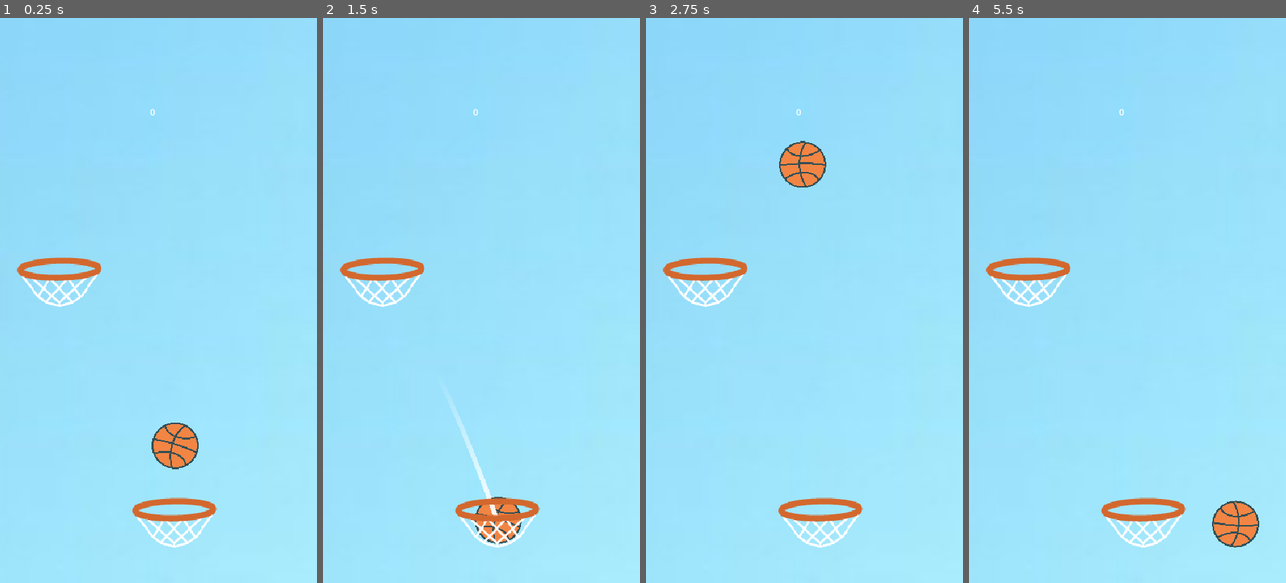
Above: before the commit, frames 1-4 (left to right).
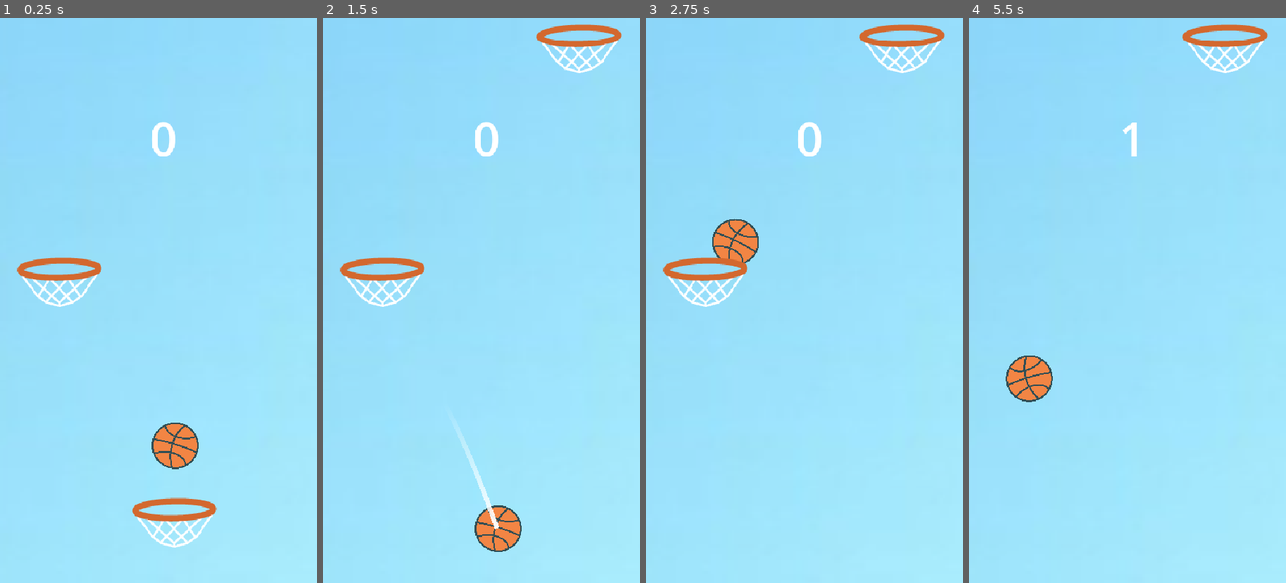
Above: after the commit, the same moments.

Repository: top-it-090304/Mavericks
Game: Godot game, scene res://Scenes/MainScene/main_scene.tscn
Two runs of this game, one before a commit and one after it. Both use one fixed random seed, a clock stepped at 60 frames per second and the inputs below.
Inputs (mouse positions are in pixels of both pictures, inside the frame that each line leads up to):
- Up to frame 1 (0.25 s): no input
- Up to frame 2 (1.5 s): move the mouse to (551, 272) at 0.52 s; click (551, 272) at 0.67 s; drag from (418, 328) to (497, 520) at 1.27 s
- Up to frame 3 (2.75 s): move the mouse to (836, 176) at 2.02 s; click (836, 176) at 2.17 s
- Up to frame 4 (5.5 s): drag from (1111, 413) to (1029, 277) at 2.77 s; move the mouse to (1222, 385) at 3.52 s; click (1222, 385) at 3.67 s; drag from (1032, 215) to (1143, 520) at 4.27 s; move the mouse to (1143, 300) at 5.02 s; click (1143, 300) at 5.17 s

The runs differ from the first frame. In frame 1, 0.3% of the frame differs, in the area x 47-56%, y 16-25%; in frame 2, 3.0%; in frame 3, 4.0%; in frame 4, 5.0%, in the area x 5-95%, y 1-94%.

Commit message:
Add scorelabel

Diff:
--- a/dunkelite/Scenes/Ball_scene/Ball.tscn
+++ b/dunkelite/Scenes/Ball_scene/Ball.tscn
@@ -1,7 +1,7 @@
 [gd_scene load_steps=5 format=3 uid="uid://cujij70c8wra8"]
 
 [ext_resource type="Texture2D" uid="uid://bk5d0h3h2quhk" path="res://assets/images/ball.png" id="1_1lss7"]
-[ext_resource type="Script" uid="uid://c23d5d2q5ec44" path="res://scenes/Ball_scene/ball.gd" id="1_bbdtc"]
+[ext_resource type="Script" uid="uid://c23d5d2q5ec44" path="res://Scenes/Ball_scene/ball.gd" id="1_bbdtc"]
 
 [sub_resource type="PhysicsMaterial" id="PhysicsMaterial_mp55m"]
 friction = 0.25
@@ -10,9 +10,10 @@
 [sub_resource type="CircleShape2D" id="CircleShape2D_bbdtc"]
 radius = 39.0
 
-[node name="Ball" type="Node2D"]
+[node name="Ball" type="Node2D" groups=["ball"]]
 
-[node name="Ball" type="RigidBody2D" parent="."]
+[node name="Ball" type="RigidBody2D" parent="." groups=["ball"]]
+texture_filter = 1
 physics_material_override = SubResource("PhysicsMaterial_mp55m")
 continuous_cd = 1
 linear_damp = 1.0
@@ -20,6 +21,7 @@
 script = ExtResource("1_bbdtc")
 
 [node name="ball_sprite" type="Sprite2D" parent="Ball"]
+texture_filter = 1
 position = Vector2(-38, -39)
 scale = Vector2(0.15625, 0.154588)
 texture = ExtResource("1_1lss7")
@@ -27,7 +29,7 @@
 
 [node name="CollisionShape2D" type="CollisionShape2D" parent="Ball"]
 light_mask = 2
-position = Vector2(2, 1)
+position = Vector2(2, 0)
 shape = SubResource("CircleShape2D_bbdtc")
 
 [node name="Trajectory" type="Node2D" parent="."]
--- a/dunkelite/Scenes/Ball_scene/ball.gd
+++ b/dunkelite/Scenes/Ball_scene/ball.gd
@@ -4,9 +4,9 @@
 var dragging: bool = false
 var can_shoot: bool = true
 
-@export var power_multiplier: float = 8.0
-@export var max_force: float = 1800.0
-@export var max_speed: float = 2500.0
+@export var power_multiplier: float = 7.0
+@export var max_force: float = 1600.0
+@export var max_speed: float = 2200.0
 @export var min_drag_distance: float = 20.0
 
 func _input(event: InputEvent) -> void:
--- a/dunkelite/Scenes/MainScene/main_scene.gd
+++ b/dunkelite/Scenes/MainScene/main_scene.gd
@@ -5,8 +5,8 @@
 const RING_SPACING_MAX = 420
 const RING_SCENE = preload("res://Scenes/Ring/Ring.tscn")
 
-const LEFT_X_MIN  = 80
-const LEFT_X_MAX  = 180
+const LEFT_X_MIN = 80
+const LEFT_X_MAX = 180
 const RIGHT_X_MIN = 360
 const RIGHT_X_MAX = 460
 
@@ -14,6 +14,7 @@
 var active_ring: Ring
 var next_ring: Ring
 var _next_side: int = 0
+var _is_first_ring: bool = true
 
 @onready var ball: RigidBody2D      = $Game_world/Ball/Ball
 @onready var score_label: Label     = $UI/ScoreLabel
@@ -40,14 +41,30 @@
 		ball.global_position.y + 150
 	)
 	active_ring.goal_scored.connect(_on_goal_scored)
-
 	next_ring.position = Vector2(
 		_get_next_x(),
 		active_ring.position.y - randf_range(RING_SPACING_MIN, RING_SPACING_MAX)
 	)
 
 func _on_goal_scored() -> void:
+	if _is_first_ring:
+		_is_first_ring = false
+		active_ring.goal_scored.disconnect(_on_goal_scored)
+		var old_active = active_ring
+		active_ring = next_ring
+		active_ring.goal_scored.connect(_on_goal_scored)
+		old_active.reset()
+		old_active.position = Vector2(
+			_get_next_x(),
+			active_ring.position.y - randf_range(RING_SPACING_MIN, RING_SPACING_MAX)
+		)
+		next_ring = old_active
+		ball.enable_shoot()
+		return
+
 	ball.on_goal()
+
+	active_ring.get_node("GoalZone").monitoring = false
 
 	var tween = create_tween()
 	tween.tween_property(
@@ -64,11 +81,12 @@
 
 	active_ring.goal_scored.disconnect(_on_goal_scored)
 	var old_active = active_ring
-
 	active_ring = next_ring
 	active_ring.goal_scored.connect(_on_goal_scored)
+	old_active.reset()
 
-	old_active.reset()
+	old_active.get_node("GoalZone").monitoring = true
+
 	old_active.position = Vector2(
 		_get_next_x(),
 		active_ring.position.y - randf_range(RING_SPACING_MIN, RING_SPACING_MAX)
--- a/dunkelite/Scenes/MainScene/main_scene.tscn
+++ b/dunkelite/Scenes/MainScene/main_scene.tscn
@@ -70,7 +70,9 @@
 [node name="UI" type="CanvasLayer" parent="."]
 
 [node name="ScoreLabel" type="Label" parent="UI"]
+texture_filter = 1
 offset_left = 255.0
 offset_top = 148.0
 offset_right = 329.0
 offset_bottom = 197.0
+theme_override_font_sizes/font_size = 80
--- a/dunkelite/Scenes/Ring/Ring.tscn
+++ b/dunkelite/Scenes/Ring/Ring.tscn
@@ -16,6 +16,7 @@
 script = ExtResource("1_cllql")
 
 [node name="ring_sprite" type="Sprite2D" parent="."]
+texture_filter = 1
 scale = Vector2(1.355, 1.42854)
 texture = ExtResource("1_uxqep")
 
